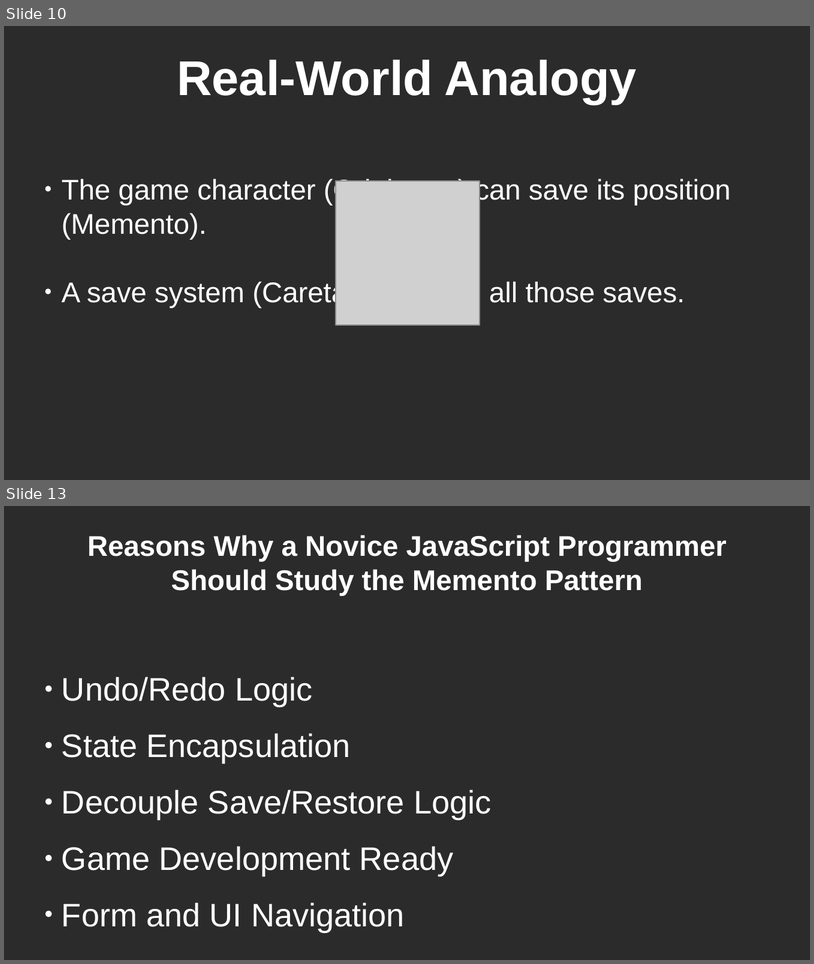
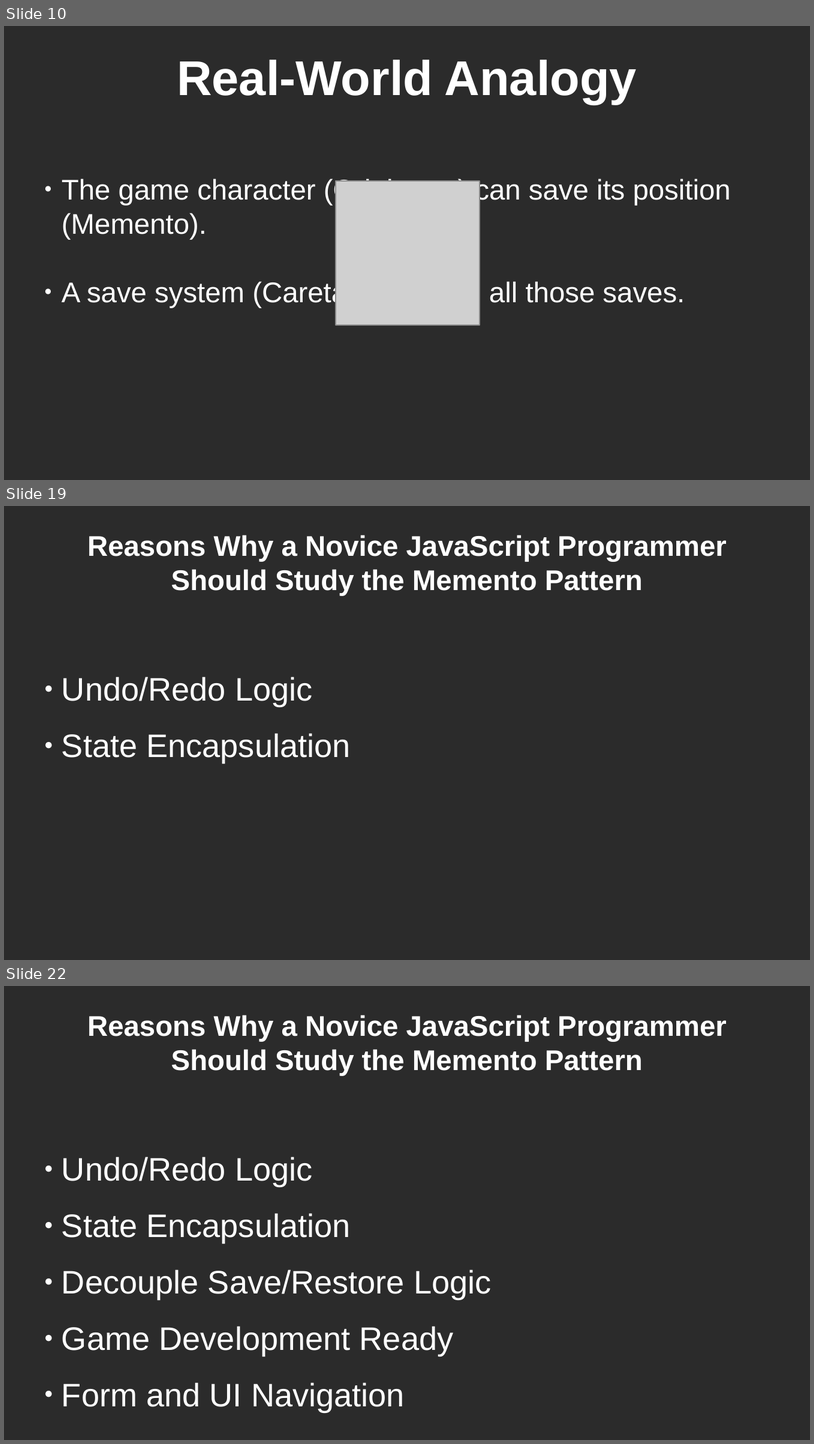
Before and after one commit to RayAndrade/JavaScriptStudy, a slide deck: Behavioral/Memento/intro.odp. Shown one above the other, each under a label of ours: slides 10 and 13 before the commit, slides 10, 19 and 22 after it; the slides between them are not shown. The pictures are 814x964 and 814x1444 pixels, drawn with LibreOffice and Linux fonts; fonts in the diff are those of the drawing; grey boxes stand for pictures; background and template pictures are left out; a plain dark background stands for a picture behind light text. Boxes give left, top, right and bottom in pixels: in the first picture for what was removed or moved away, otherwise in the second. Text is boxed around its words. In the diff, an @@ line names an element or a change of style, - is before the commit and + after.

```diff
--- a/Behavioral/Memento/intro.odp
+++ b/Behavioral/Memento/intro.odp
@@ slide 19 added at <box>4,506,810,960</box>, background picture (left out) @@
@@ title added at <box>87,535,727,596</box>, 28 pt, text #FFFFFF, bold @@
+Reasons Why a Novice JavaScript Programmer Should Study the Memento Pattern
@@ subtitle added at <box>62,676,350,763</box>, 32 pt, text #FFFFFF @@
+● Undo/Redo Logic
+● State Encapsulation
@@ what was slide 13 is now slide 22 @@
```
Also in this commit, not shown: 3 slides changed, 8 other slides added, 12 other files.
